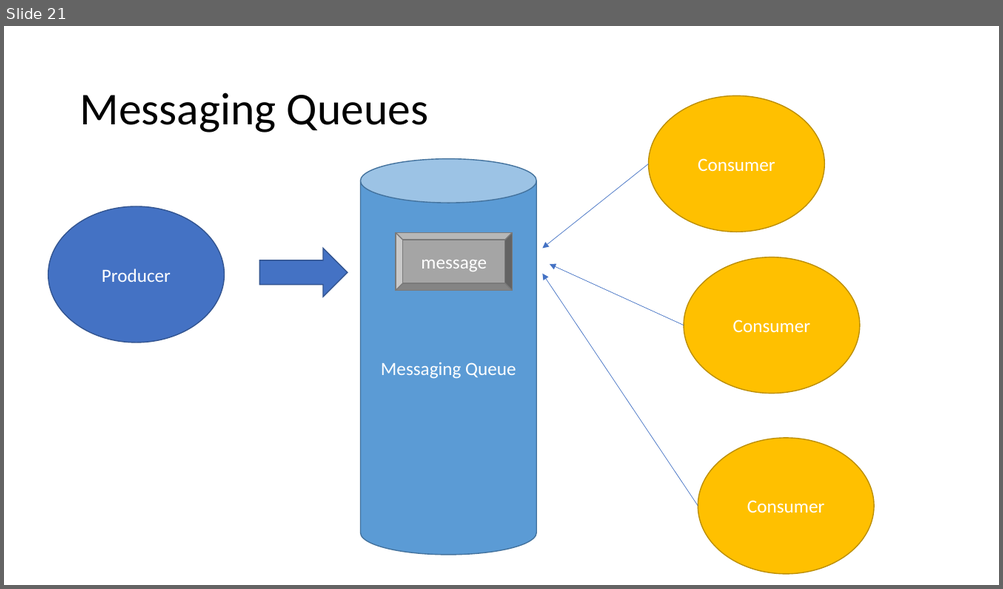
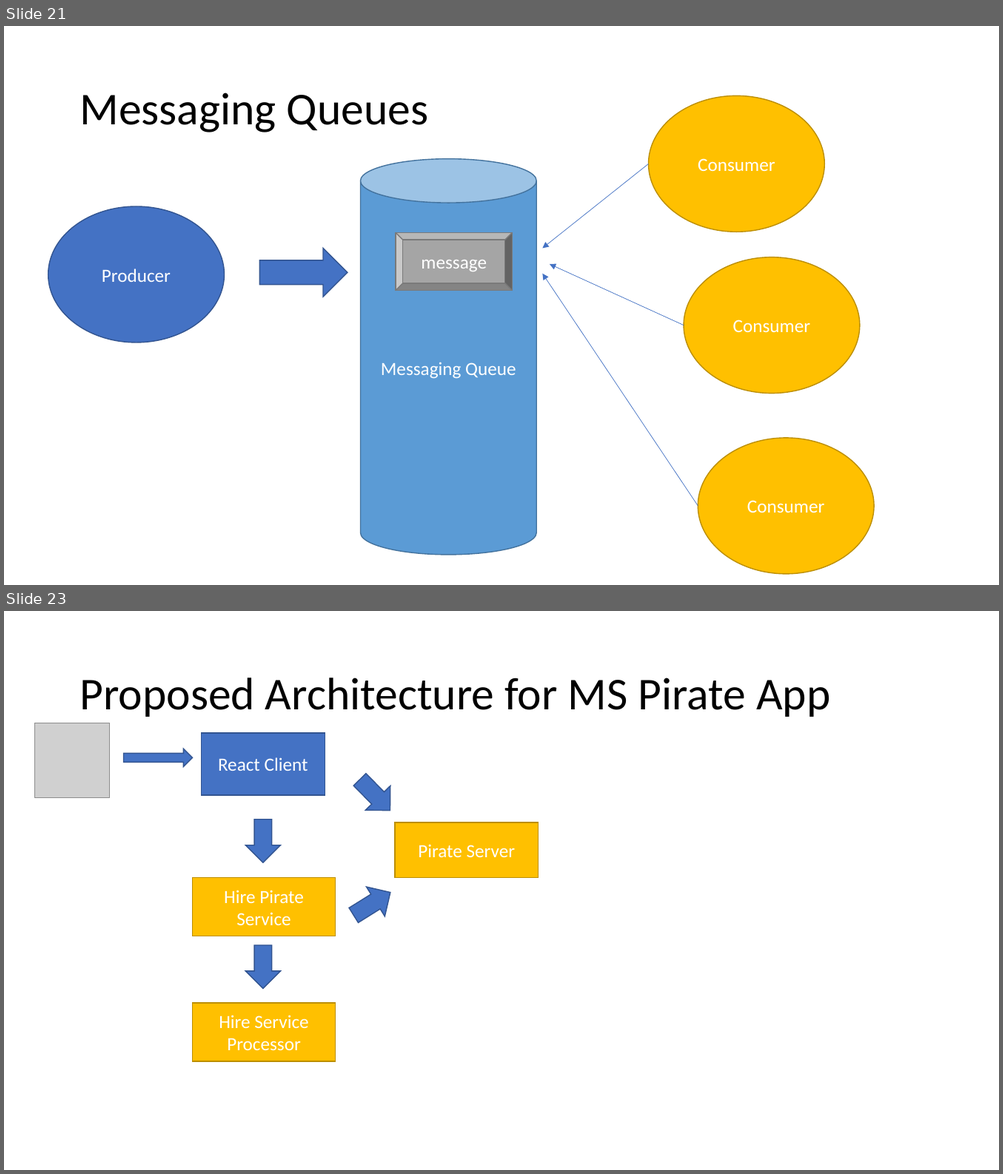
Before and after one commit to 2011JavaReact/Training, a slide deck: Week7/w7.pptx. Shown one above the other, each under a label of ours: slide 21 before the commit, slides 21 and 23 after it; the slides between them are not shown. The pictures are 1003x589 and 1003x1174 pixels, drawn with LibreOffice and Linux fonts; fonts in the diff are those of the drawing; grey boxes stand for pictures. Boxes give left, top, right and bottom in pixels: in the first picture for what was removed or moved away, otherwise in the second. Text is boxed around its words. In the diff, an @@ line names an element or a change of style, - is before the commit and + after.

```diff
--- a/Week7/w7.pptx
+++ b/Week7/w7.pptx
@@ slide 23 added at [4, 611, 999, 1170], background #FFFFFF @@
@@ title added at [79, 678, 830, 717], 44 pt, text #000000 @@
+Proposed Architecture for MS Pirate App
@@ picture added at [35, 723, 110, 797] @@
@@ rectangle added at [201, 733, 325, 795], fill #4472C4, outline #325491 1 pt, 18 pt, text #FFFFFF @@
+React Client
@@ right arrow added at [123, 749, 192, 767], fill #4472C4, outline #325491 1 pt @@
@@ right arrow added at [347, 768, 402, 823], fill #4472C4, outline #325491 1 pt @@
@@ right arrow added at [245, 820, 281, 863], fill #4472C4, outline #325491 1 pt @@
@@ rectangle added at [395, 823, 538, 878], fill #FFC000, outline #BD8E00 1 pt, 18 pt, text #FFFFFF @@
+Pirate Server
@@ rectangle added at [192, 878, 336, 937], fill #FFC000, outline #BD8E00 1 pt, 18 pt, text #FFFFFF @@
+Hire Pirate Service
@@ right arrow added at [344, 878, 399, 931], fill #4472C4, outline #325491 1 pt @@
@@ right arrow added at [245, 945, 281, 989], fill #4472C4, outline #325491 1 pt @@
@@ rectangle added at [192, 1003, 336, 1062], fill #FFC000, outline #BD8E00 1 pt, 18 pt, text #FFFFFF @@
+Hire Service Processor
```
Also in this commit, not shown: 1 slide changed, 1 other file.
